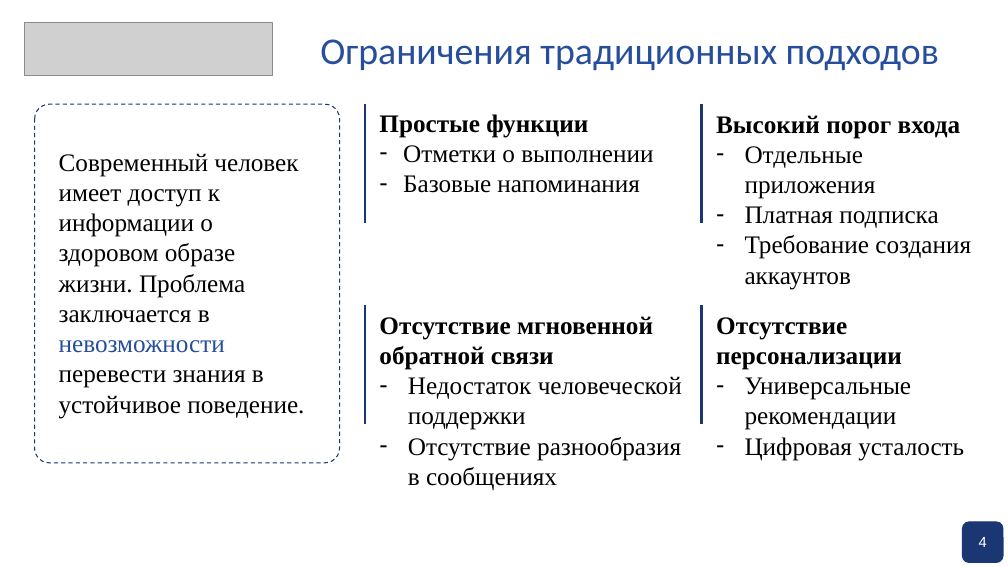
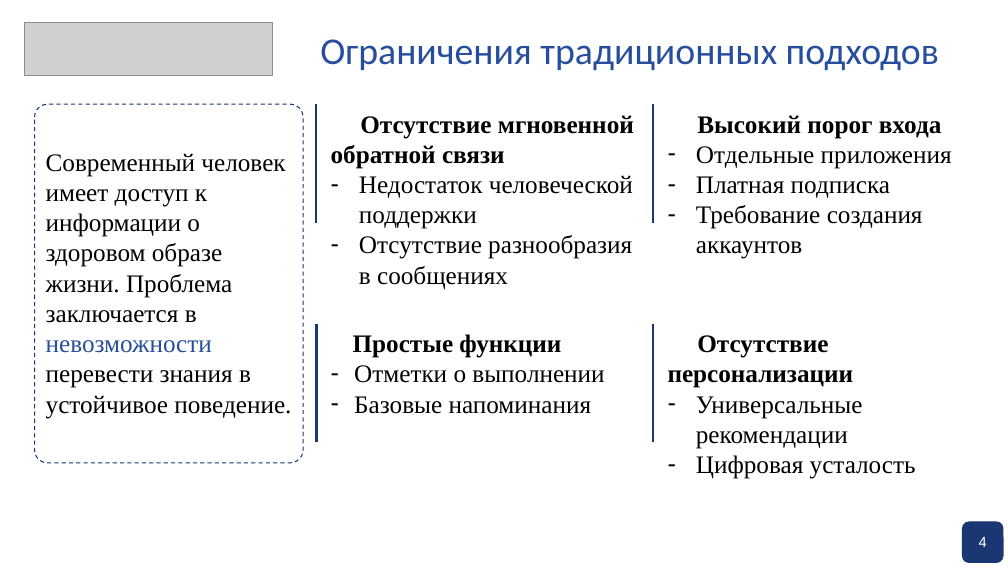
Before and after one commit to pagamov/pagamov_bot, a slide deck: slide 4 of docs/Презентация Гамов.pptx. Drawn at 1008x567 pixels with LibreOffice and Linux fonts; fonts in the diff are those of the drawing; grey boxes stand for pictures; background and template pictures are left out. Boxes give left, top, right and bottom in pixels: in the first picture for what was removed or moved away, otherwise in the second. Text is boxed around its words. In the diff, an @@ line names an element or a change of style, - is before the commit and + after.

```diff
--- a/docs/Презентация Гамов.pptx
+++ b/docs/Презентация Гамов.pptx
@@ rounded rectangle: place and size @@
-rounded rectangle at (35,104,340,463)
+rounded rectangle at (35,104,303,463)
@@ line moved from (365, 104) - (365, 224) to (316, 104) - (316, 224) @@
@@ text "Отсутствие мгновенной обратной связи": place and size @@
-text "Отсутствие мгновенной обратной связи" at (379,316,682,490)
+text "Отсутствие мгновенной обратной связи" at (331,115,634,290)
@@ text at (331,115,634,169): indent changed @@
@@ line moved from (702, 104) - (702, 224) to (653, 104) - (653, 224) @@
@@ text "Высокий порог входа": place and size @@
-text "Высокий порог входа" at (716,115,971,290)
+text "Высокий порог входа" at (696,115,952,259)
@@ text at (697,115,941,139): indent changed @@
@@ text "Современный человек имеет доступ к ...": place and size @@
-text "Современный человек имеет доступ к ..." at (59,153,304,419)
+text "Современный человек имеет доступ к ..." at (46,153,291,419)
@@ line moved from (365, 306) - (365, 424) to (317, 324) - (317, 442) @@
@@ text "Простые функции": place and size @@
-text "Простые функции" at (379,114,653,193)
+text "Простые функции" at (353,334,604,414)
@@ line moved from (702, 306) - (702, 424) to (653, 324) - (653, 442) @@
@@ text "Отсутствие персонализации": place and size @@
-text "Отсутствие персонализации" at (716,317,964,461)
+text "Отсутствие персонализации" at (668,335,916,479)
@@ text at (353,334,561,358): indent changed @@
@@ text at (668,335,854,388): indent changed @@
```
Also in this commit, not shown: 12 other slides changed, 4 slides removed, 1 other file.
